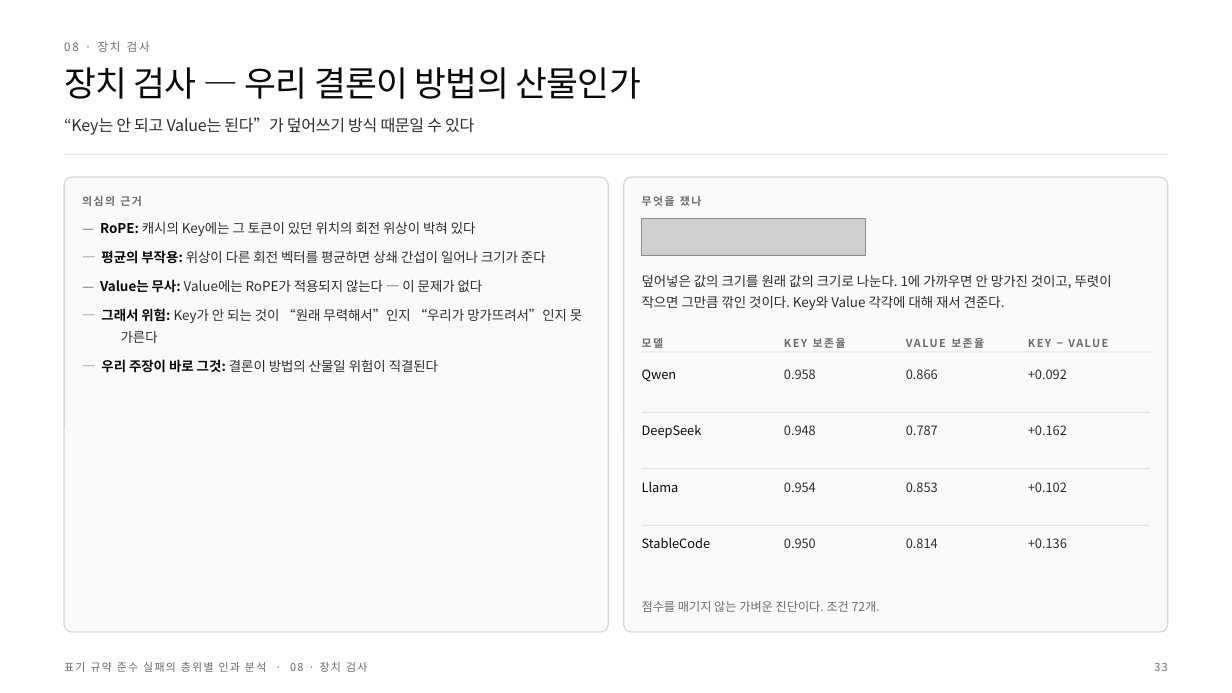
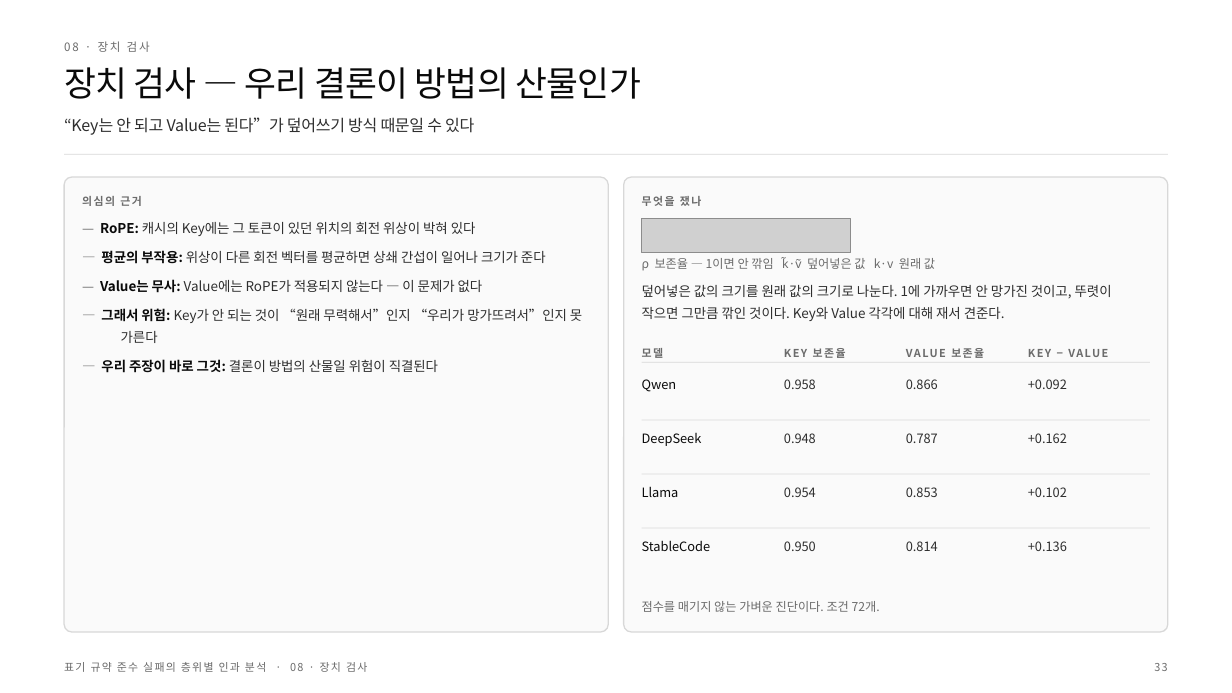
Before and after one commit to deanjs/HCLT_2026, a slide deck: slide 33 of scripts/deck/paper.pptx. Drawn at 1232x693 pixels with LibreOffice and Linux fonts; fonts in the diff are those of the drawing; grey boxes stand for pictures. Boxes give left, top, right and bottom in pixels: in the first picture for what was removed or moved away, otherwise in the second. Text is boxed around its words. In the diff, an @@ line names an element or a change of style, - is before the commit and + after.

```diff
--- a/scripts/deck/paper.pptx
+++ b/scripts/deck/paper.pptx
@@ picture: place and size @@
-picture at [641,218,865,255]
+picture at [641,218,850,253]
@@ text added at [642,257,935,271], 9.5 pt, text #6B6B6B @@
+ρ 보존율 — 1이면 안 깎임 k̃·ṽ 덮어넣은 값 k·v 원래 값
@@ text at [784,348,846,358]: text changed @@
-VALUE 보존율
+KEY 보존율
@@ text at [951,348,984,358]: text changed @@
-KEY 보존율
+VALUE 보존율
@@ 7 texts, 2 rectangles: place and size @@
-7 texts, 2 rectangles at [641,275,1150,413]
+7 texts, 2 rectangles at [641,285,1150,421]
@@ 8 texts, 1 rectangle: place and size @@
-8 texts, 1 rectangle at [641,425,1150,492]
+8 texts, 1 rectangle at [641,433,1150,497]
```
Also in this commit, not shown: 10 other slides changed, 25 other files.
